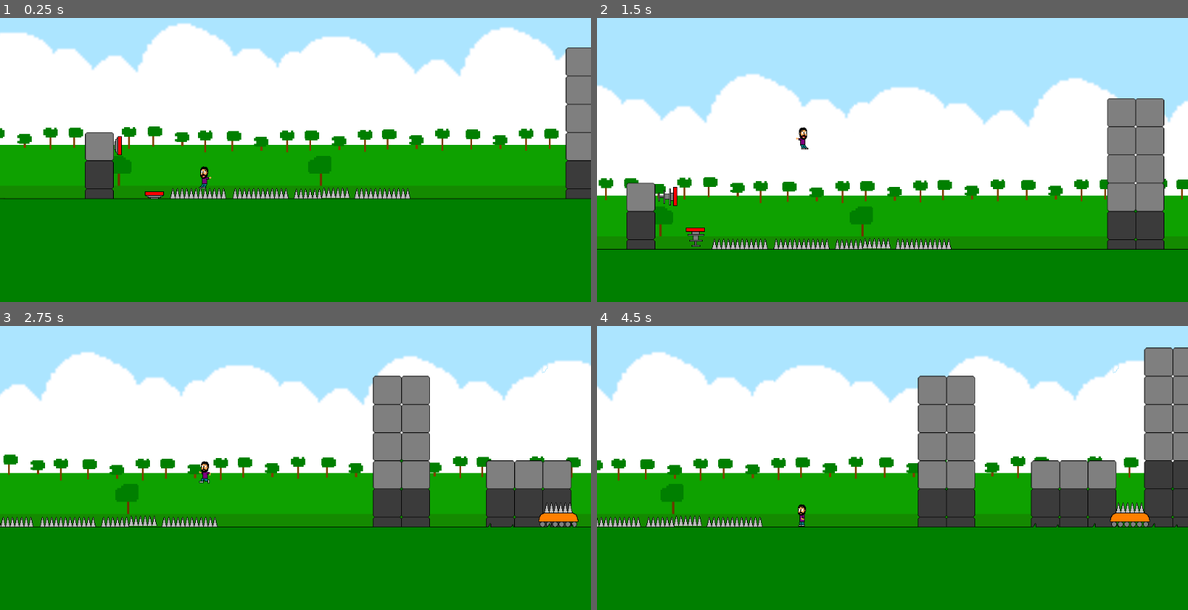
Above: before the commit, frames 1-4 (two rows, left to right).
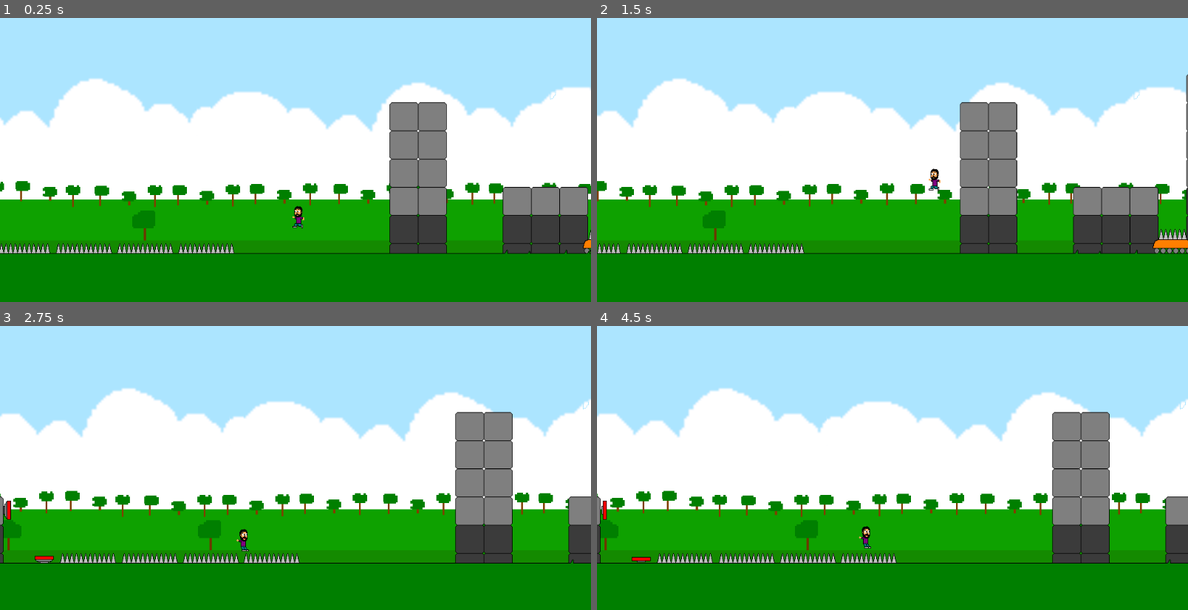
Above: after the commit, the same moments.

Repository: Guilherme-Calland/super_mega_guacamole
Game: Godot game, scene res://Scenes/Levels/Level 1.tscn
Same seed, same stepped clock (60 frames per second), same inputs: the game is played once before the commit and once after it.
Inputs:
- Up to frame 1 (0.25 s): no input
- Up to frame 2 (1.5 s): hold Shift (grab) 0.53-1.28 s; hold D (right) from 0.53 s (still down); tap Space (jump) at 0.77, 0.8, 1.07, 1.35 s
- Up to frame 3 (2.75 s): tap Space (jump) at 1.52, 1.82, 2.3 s; tap Shift (grab) at 1.55 s; release D (right) at 2.03 s; hold A (left) from 2.03 s (still down); hold Shift (grab) from 2.03 s (still down)
- Up to frame 4 (4.5 s): release A (left) at 2.78 s; release Shift (grab) at 2.78 s; hold D (right) 2.78-4.28 s; tap Shift (grab) at 2.85, 4.35 s; tap Space (jump) at 3.02, 3.32 s; hold Space (jump) 3.53-4.28 s; hold A (left) from 4.28 s (still down)

The runs differ from the first frame. In frame 1, 59% of the frame differs, in the area x 0-100%, y 1-84%; in frame 2, 25%; in frame 3, 45%; in frame 4, 46%.

Commit message:
a

Diff:
--- a/Scenes/Levels/Level 1.tscn
+++ b/Scenes/Levels/Level 1.tscn
@@ -14,7 +14,7 @@
 [node name="Level 1" type="Node2D"]
 
 [node name="Player" parent="." instance=ExtResource( 6 )]
-position = Vector2( 6535.44, -27.3262 )
+position = Vector2( 6996.18, -62.858 )
 z_index = 100
 gravity = 10
 
@@ -95,42 +95,50 @@
 position = Vector2( -998.665, 54.8717 )
 
 [node name="Spike" parent="SpikeGroup1" instance=ExtResource( 7 )]
-position = Vector2( 4424.31, -48.3081 )
+position = Vector2( 4424.31, -47.3081 )
+throwDirection = Vector2( -200, -150 )
 
 [node name="Spike2" parent="SpikeGroup1" instance=ExtResource( 7 )]
 position = Vector2( 4474.01, -47.8631 )
+throwDirection = Vector2( 200, -150 )
 
 [node name="SpikeGroup2" type="Node2D" parent="."]
 position = Vector2( 2340.95, 54.8325 )
 
 [node name="Spike" parent="SpikeGroup2" instance=ExtResource( 7 )]
 position = Vector2( 2353.17, -47.3449 )
+throwDirection = Vector2( -200, -150 )
 
 [node name="Spike2" parent="SpikeGroup2" instance=ExtResource( 7 )]
 position = Vector2( 2401.17, -47.3449 )
+throwDirection = Vector2( -200, -150 )
 
 [node name="SpikeGroup3" type="Node2D" parent="."]
 position = Vector2( 2546.56, -6.18591 )
 
 [node name="Spike" parent="SpikeGroup3" instance=ExtResource( 7 )]
 position = Vector2( 2353.17, 13.6551 )
+throwDirection = Vector2( -200, -150 )
 
 [node name="Spike2" parent="SpikeGroup3" instance=ExtResource( 7 )]
 position = Vector2( 2401.17, 13.6551 )
+throwDirection = Vector2( 200, -150 )
 
 [node name="SpikeGroup4" type="Node2D" parent="."]
 position = Vector2( 2751.31, -1.95146 )
 
 [node name="Spike" parent="SpikeGroup4" instance=ExtResource( 7 )]
 position = Vector2( 2353.17, 8.65508 )
+throwDirection = Vector2( 200, -150 )
 
 [node name="Spike2" parent="SpikeGroup4" instance=ExtResource( 7 )]
-position = Vector2( 2401.17, 8.65508 )
+position = Vector2( 2401.17, 9.65508 )
+throwDirection = Vector2( 200, -150 )
 
 [node name="JumpPad" parent="." instance=ExtResource( 9 )]
 position = Vector2( 5527.73, 10.4774 )
 z_index = 11
-boostForce = Vector2( 200, -695 )
+boostForce = Vector2( 200, -650 )
 
 [node name="JumpPad2" parent="." instance=ExtResource( 9 )]
 position = Vector2( 6441.07, 11.3169 )
@@ -175,7 +183,7 @@
 throwDirection = Vector2( 200, -150 )
 
 [node name="Spike2" parent="LargeSpikeGroup1/SpikeGroup7" instance=ExtResource( 7 )]
-position = Vector2( 2401.17, 7.74175 )
+position = Vector2( 2401.17, 9.26276 )
 throwDirection = Vector2( 200, -150 )
 
 [node name="SpikeGroup8" type="Node2D" parent="LargeSpikeGroup1"]
@@ -190,5 +198,5 @@
 throwDirection = Vector2( 200, -150 )
 
 [node name="MovingSpike" parent="." instance=ExtResource( 10 )]
-position = Vector2( 7521.07, 4.5226 )
-throwDirection = Vector2( -50, -400 )
+position = Vector2( 7523.07, 4.5226 )
+throwDirection = Vector2( -40, -500 )
--- a/Scenes/Player/Player.tscn
+++ b/Scenes/Player/Player.tscn
@@ -44,7 +44,7 @@
 } ]
 
 [sub_resource type="RectangleShape2D" id=2]
-extents = Vector2( 5.7836, 18.1469 )
+extents = Vector2( 5.7836, 12.7365 )
 
 [node name="Player" type="KinematicBody2D"]
 collision_mask = 14
@@ -53,17 +53,17 @@
 
 [node name="PlayerAnimatedSprite" type="AnimatedSprite" parent="."]
 frames = SubResource( 1 )
-animation = "jump"
+animation = "grab"
 speed_scale = 0.5
 playing = true
 
 [node name="PlayerCollision" type="CollisionShape2D" parent="."]
-visible = false
-position = Vector2( 0, 1.573 )
-scale = Vector2( 1.5, 1 )
+position = Vector2( 0, 3.19 )
+scale = Vector2( 1.563, 1.313 )
 shape = SubResource( 2 )
 
 [node name="Camera2D" type="Camera2D" parent="."]
-position = Vector2( 156.782, -75.4709 )
+position = Vector2( -5.26965, -135.327 )
 current = true
+drag_margin_h_enabled = true
 drag_margin_v_enabled = true
